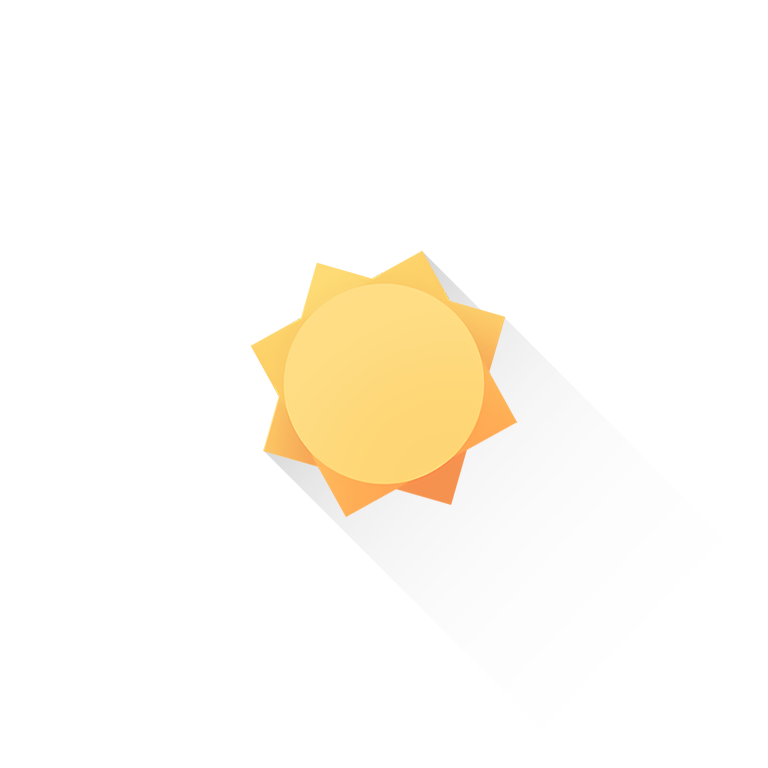
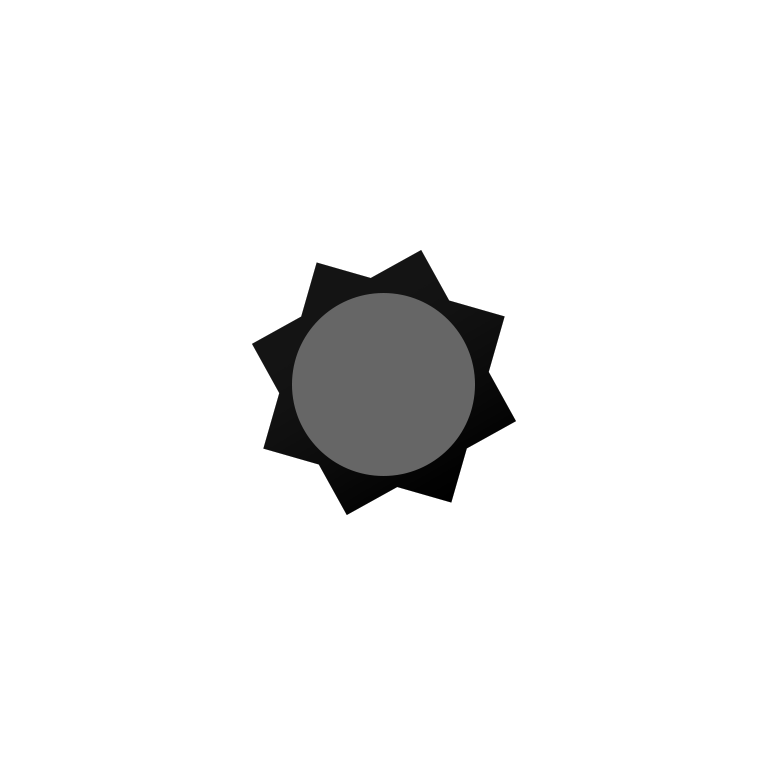
Layered file, before and after one edit (768 × 768). Changes by layer:
added layer "矩形 1 拷贝 5" above "矩形 1 拷贝 3" over [252, 250, 516, 515]
added layer "矩形 1 拷贝 3" (60%) above "图层 1" over [252, 250, 516, 515]
hid "图层 1" over [250, 250, 518, 518]
hid "矩形 1 拷贝" over [263, 250, 642, 650]
